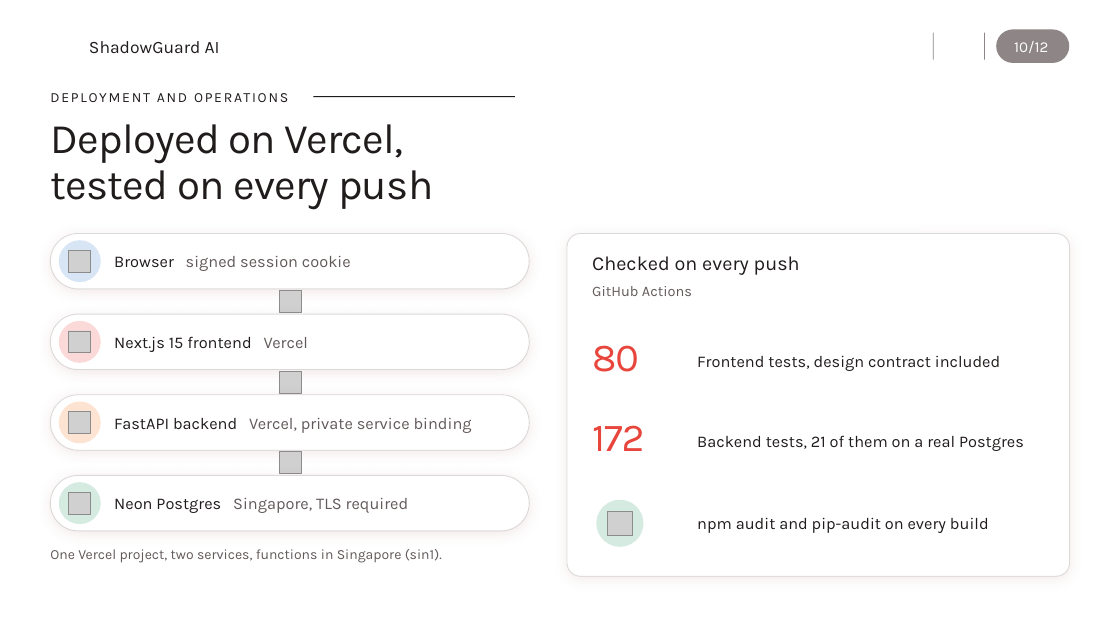
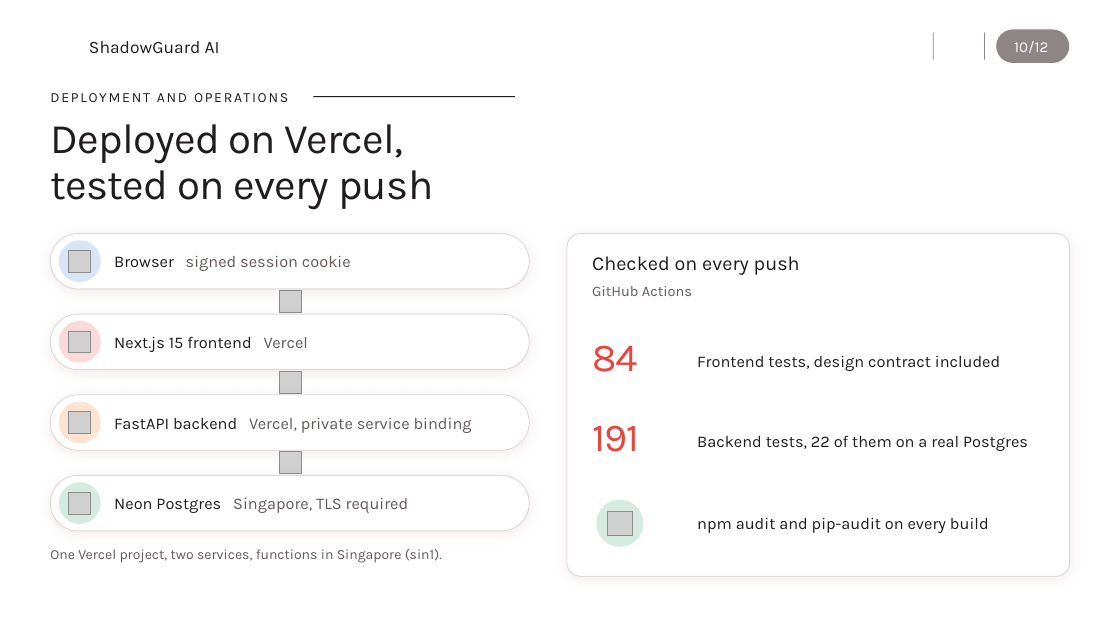
Before and after one commit to B0mb0cl4t5/shadowguard-ai, a slide deck: slide 10 of docs/ShadowGuard_Overview.pptx. Drawn at 1120x630 pixels with LibreOffice and Linux fonts; fonts in the diff are those of the drawing; grey boxes stand for pictures; background and template pictures are left out. Boxes give left, top, right and bottom in pixels: in the first picture for what was removed or moved away, otherwise in the second. Text is boxed around its words. In the diff, an @@ line names an element or a change of style, - is before the commit and + after.

```diff
--- a/docs/ShadowGuard_Overview.pptx
+++ b/docs/ShadowGuard_Overview.pptx
@@ text at (592, 345, 637, 372): text changed @@
-80
+84
@@ text at (592, 425, 639, 452): text changed @@
-172
+191
@@ text at (697, 435, 1028, 451): text changed @@
-Backend tests, 21 of them on a real Postgres
+Backend tests, 22 of them on a real Postgres
```
Also in this commit, not shown: 6 other slides changed, 8 other files.
